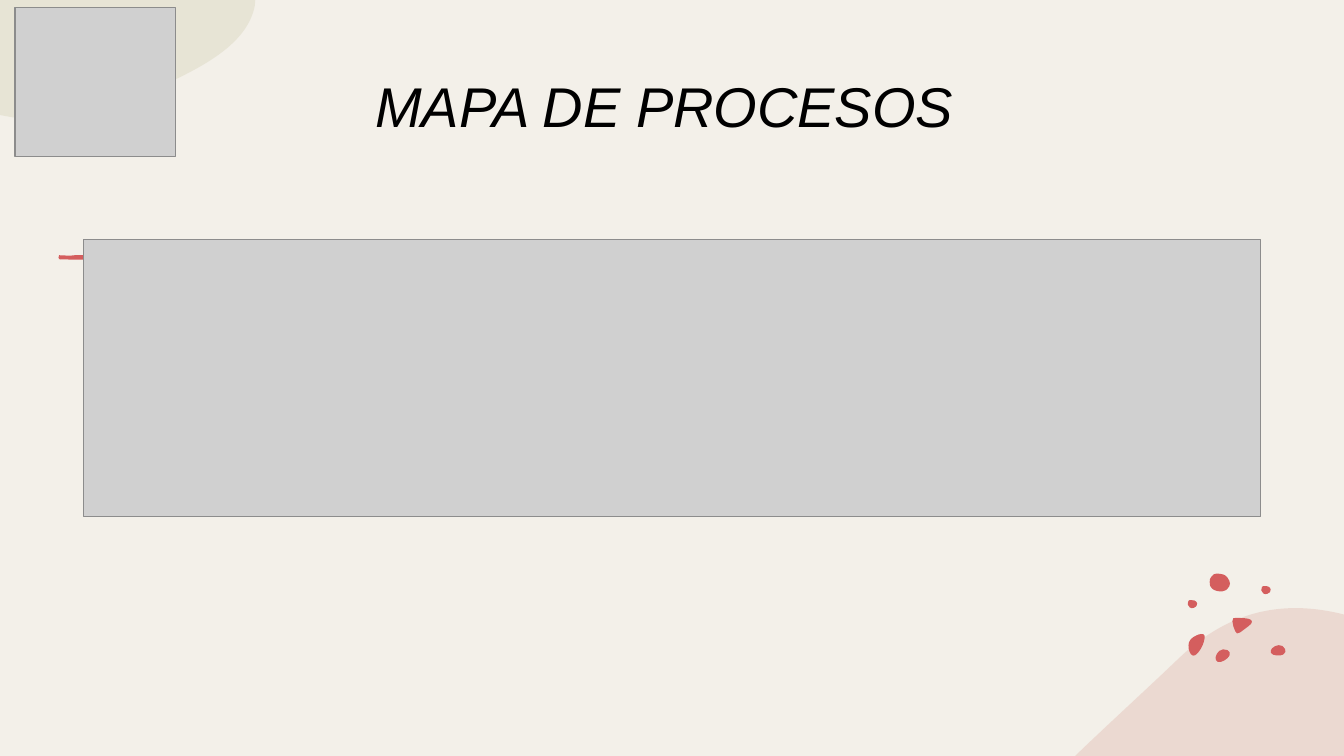
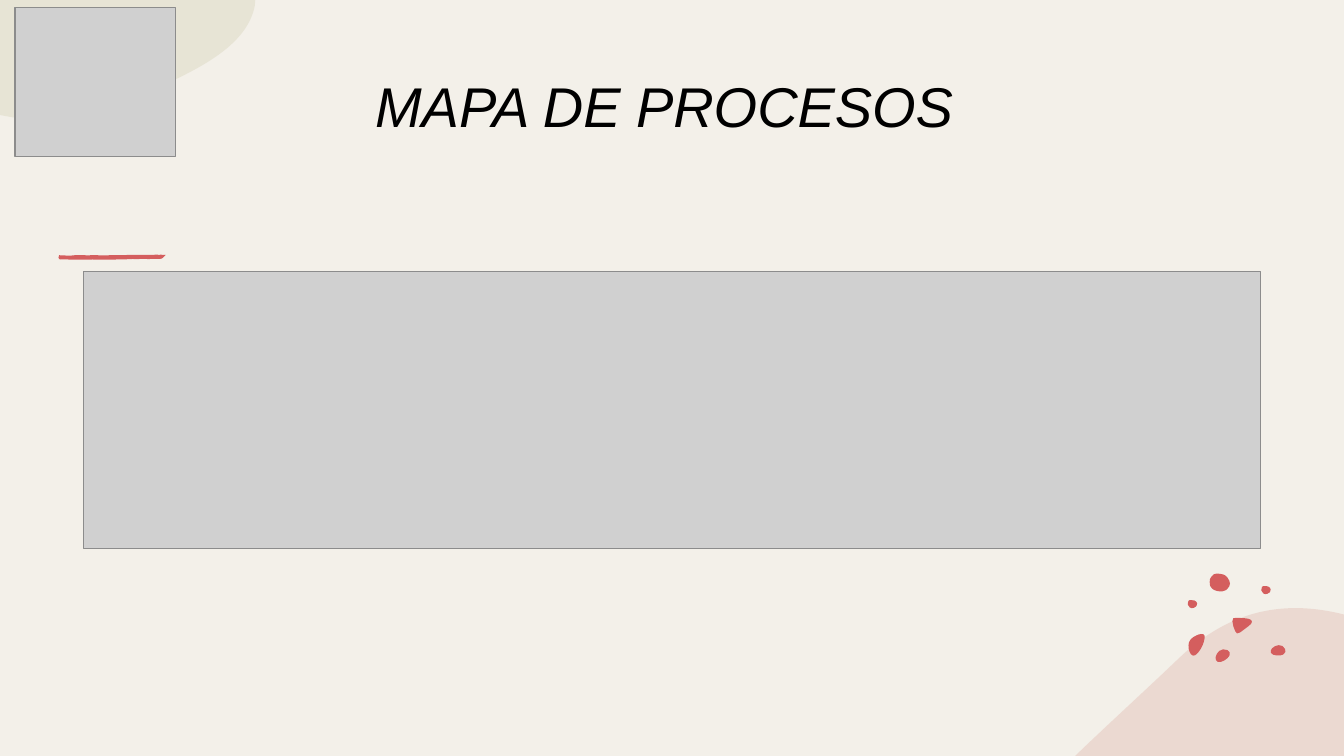
Before and after one commit to huertas-santiago/WebWuky, a slide deck: slide 9 of PRESENTACIONES/Presentacion de Proyecto_WUKY.pptx. Drawn at 1344x756 pixels with LibreOffice and Linux fonts; fonts in the diff are those of the drawing; grey boxes stand for pictures. Boxes give left, top, right and bottom in pixels: in the first picture for what was removed or moved away, otherwise in the second. Text is boxed around its words. In the diff, an @@ line names an element or a change of style, - is before the commit and + after.

```diff
--- a/PRESENTACIONES/Presentacion de Proyecto_WUKY.pptx
+++ b/PRESENTACIONES/Presentacion de Proyecto_WUKY.pptx
@@ freeform shape added at (164,255,164,255), fill #D45E5E @@
@@ picture: place and size @@
-picture at (84,240,1261,517)
+picture at (84,271,1261,548)
```
Also in this commit, not shown: 1 other slide changed, 1 other file.
